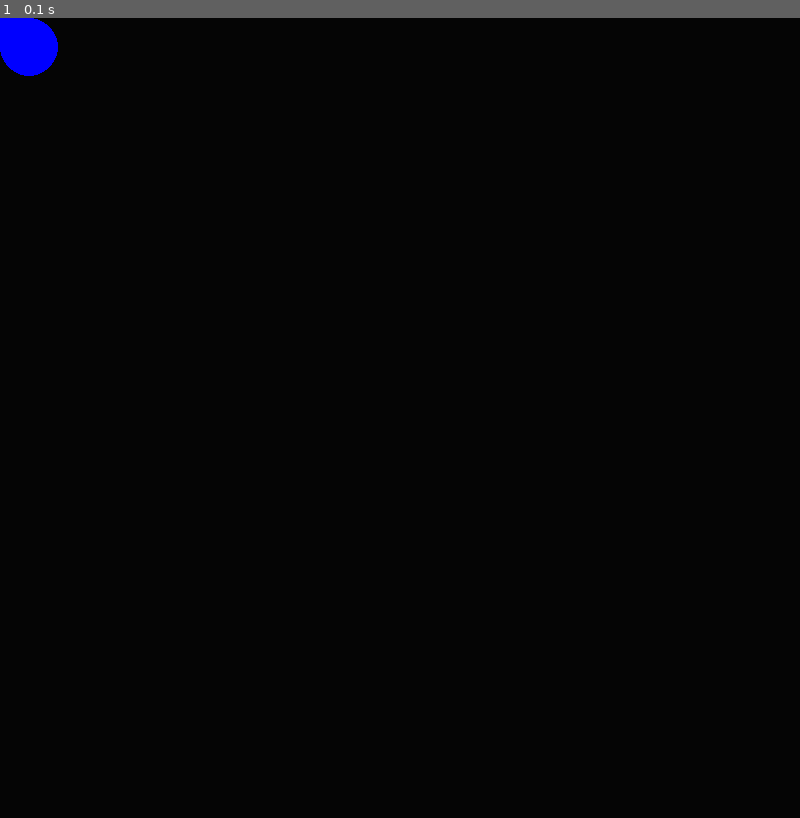
Above: before the commit, frame 1.
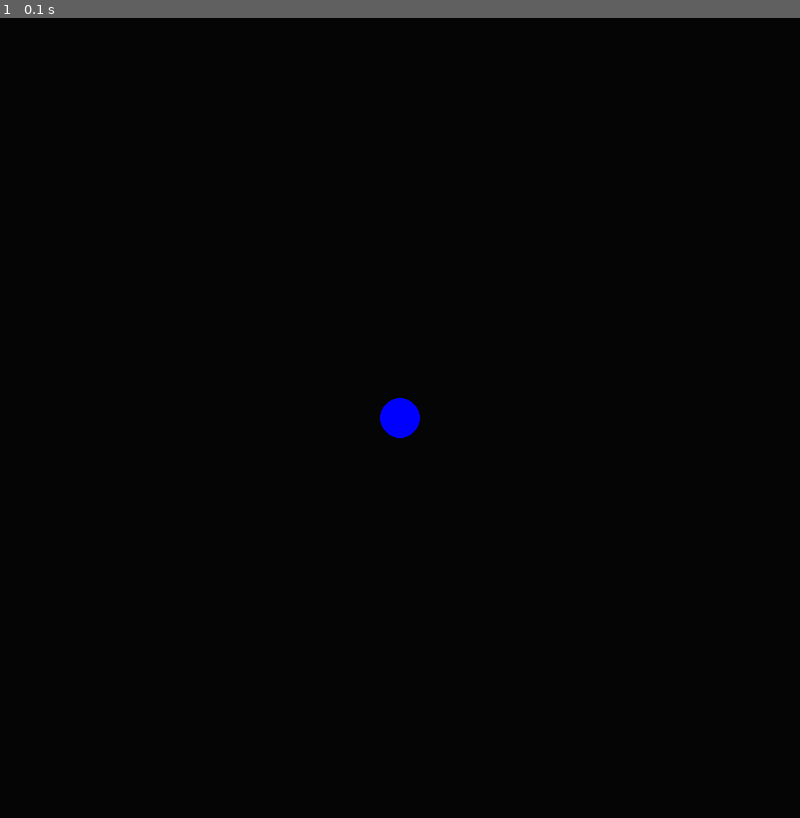
Above: after the commit, the same moment.

Repository: hippyclipper/pygame_graphics
Game: pygame game, started from src/cirlces.py
The game is run twice, just before and just after one commit, with the same random seed, the same clock (stepped at 60 frames per second) and the same inputs.
Inputs:
- Up to frame 1 (0.1 s): no input

The runs differ from the first frame. In frame 1, 0.6% of the frame differs, in the area x 0-53%, y 0-53%.

Commit message:
center spawn

Diff:
--- a/src/cirlces.py
+++ b/src/cirlces.py
@@ -29,11 +29,12 @@
     def __init__(self):
         self.circles = []
         self.numCircles = 30
+        r = 20
         for i in range(self.numCircles):
             degree = int(i/self.numCircles * 360)
             centerX = width//2
             centerY = height//2
-            self.circles.append(Circle(i,i,i))
+            self.circles.append(Circle(centerX,centerY,r))
 
     def draw(self):
         for x in self.circles:
